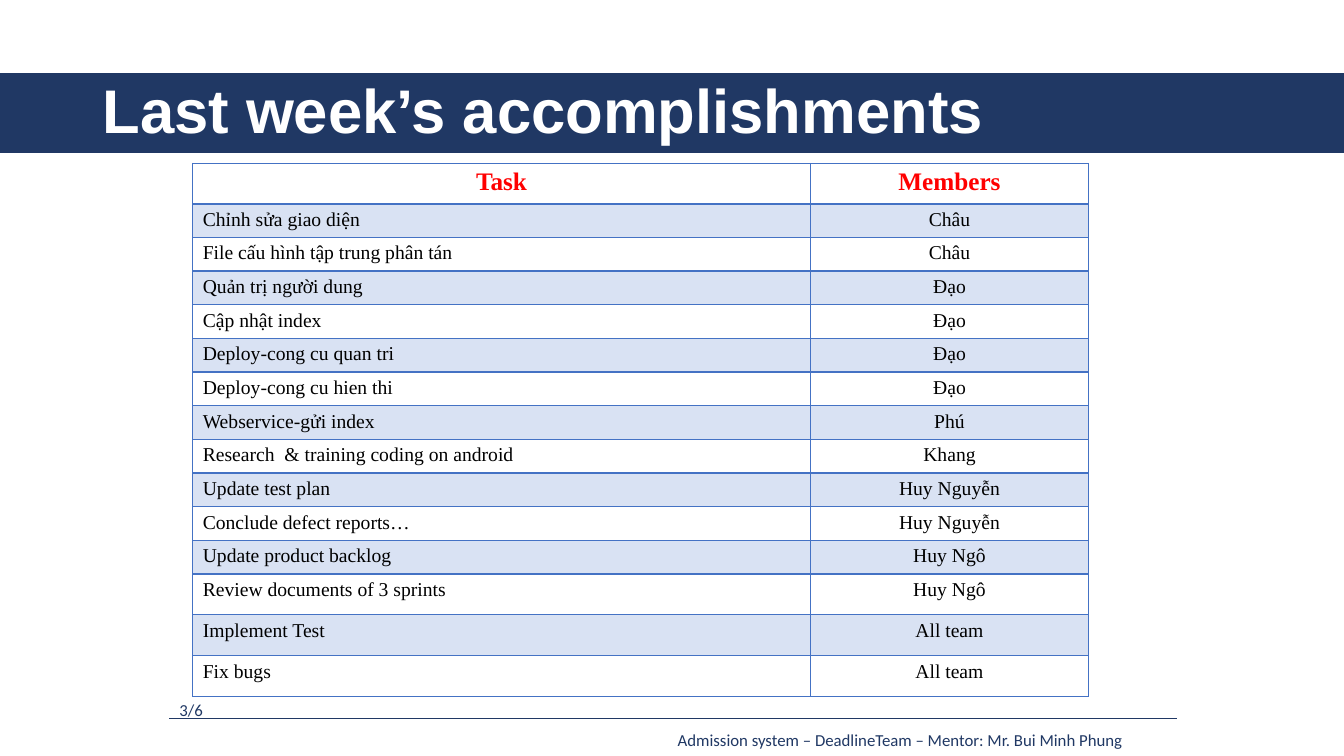
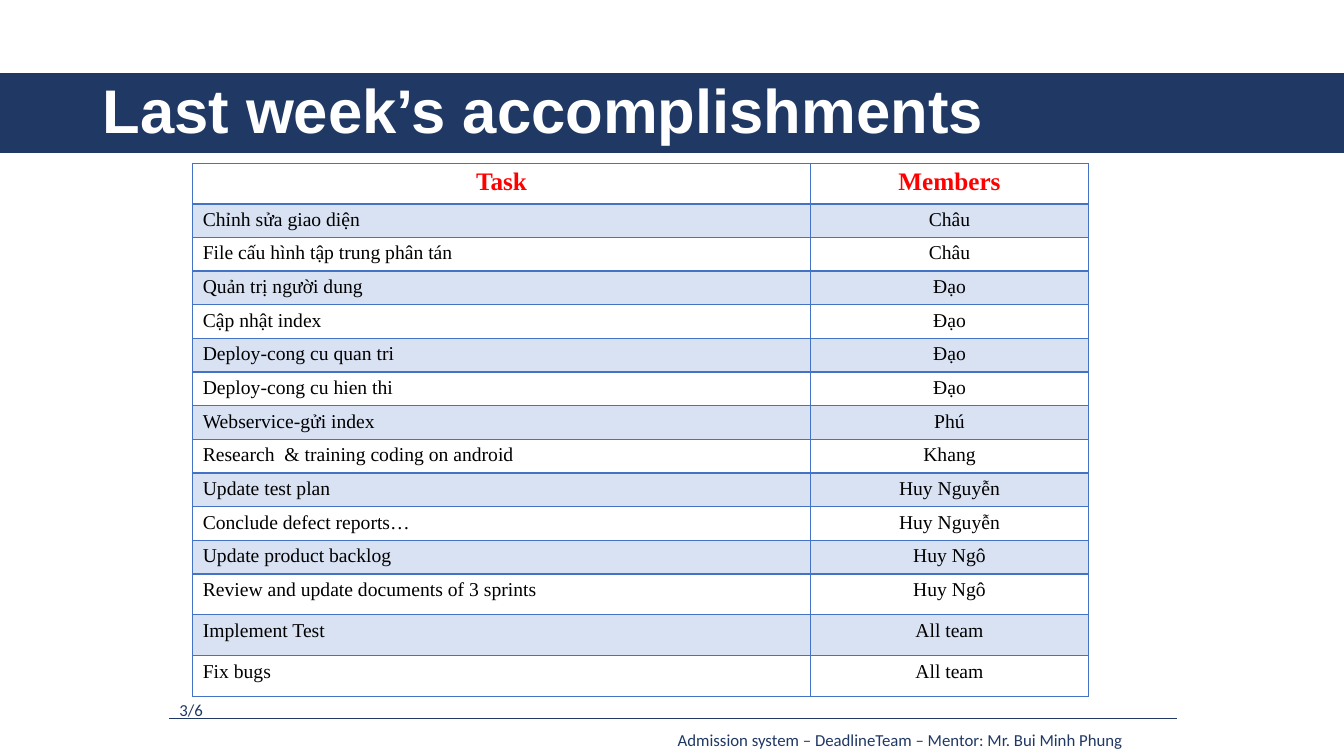
Before and after one commit to daotk/cap-deadline, a slide deck: slide 3 of 9. Presentation/AS_DeadlineTeam_Week24.pptx. Drawn at 1344x756 pixels with LibreOffice and Linux fonts; fonts in the diff are those of the drawing. Boxes give left, top, right and bottom in pixels: in the first picture for what was removed or moved away, otherwise in the second. Text is boxed around its words. In the diff, an @@ line names an element or a change of style, - is before the commit and + after.

```diff
--- a/9. Presentation/AS_DeadlineTeam_Week24.pptx
+++ b/9. Presentation/AS_DeadlineTeam_Week24.pptx
@@ table at bbox=[193, 163, 1089, 696] @@
-row 13, column 1: Review documents of 3 sprints
+row 13, column 1: Review and update documents of 3 sprints
```
Also in this commit, not shown: 4 other files.
